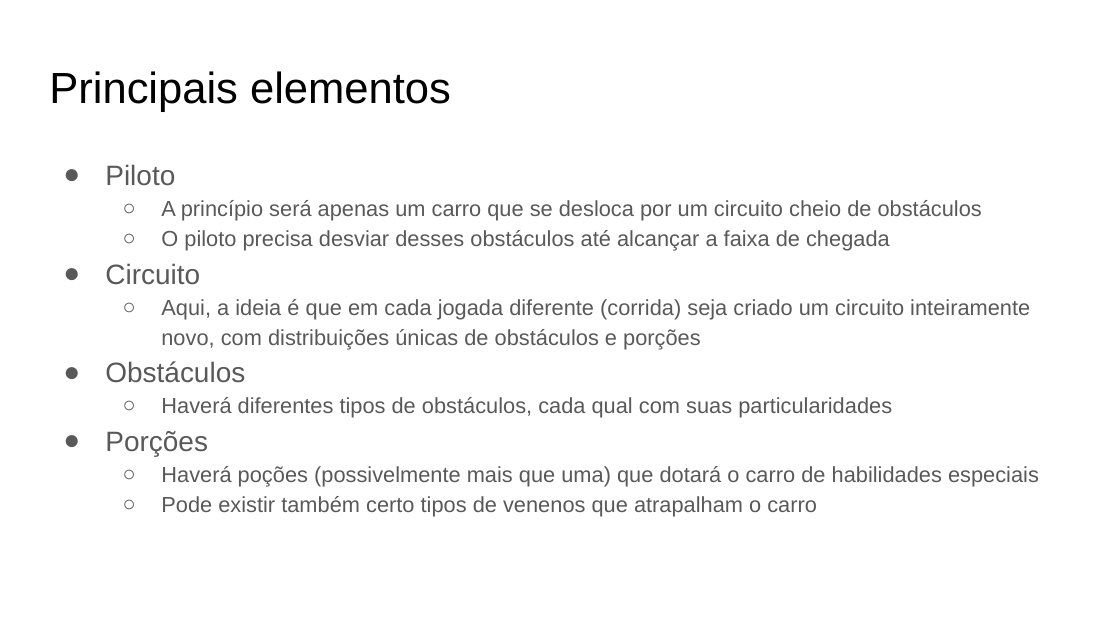
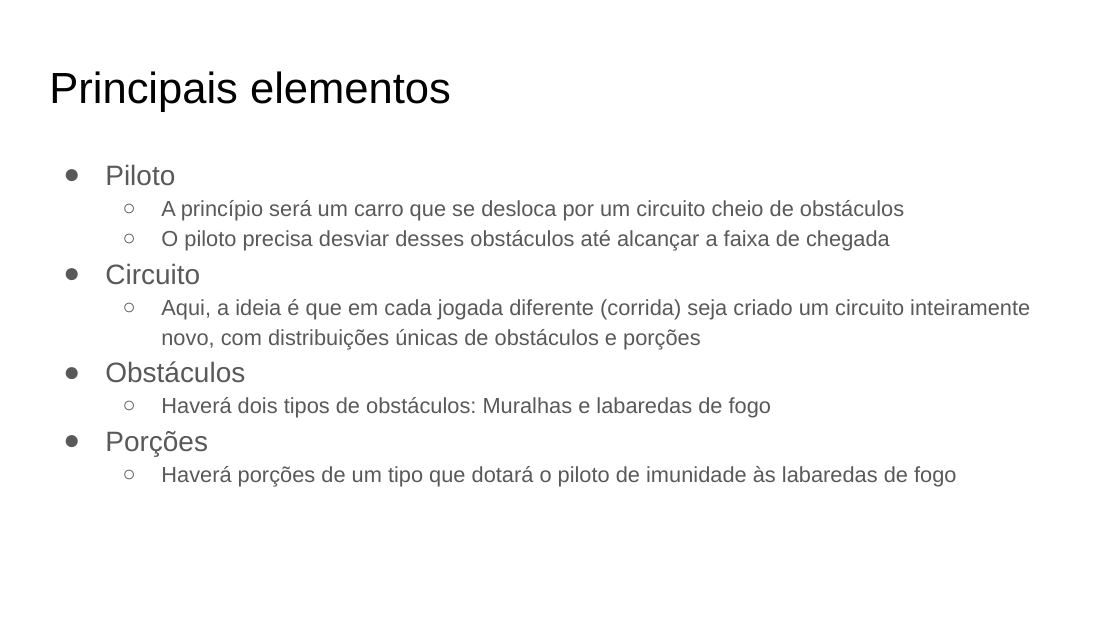
Before and after one commit to randersonLemos/peixonauta, a slide deck: slide 6 of lab07/assets/apresentacao_1.odp. Drawn at 1120x630 pixels with LibreOffice and Linux fonts; fonts in the diff are those of the drawing. Boxes give left, top, right and bottom in pixels: in the first picture for what was removed or moved away, otherwise in the second. Text is boxed around its words. In the diff, an @@ line names an element or a change of style, - is before the commit and + after.

```diff
--- a/lab07/assets/apresentacao_1.odp
+++ b/lab07/assets/apresentacao_1.odp
@@ text at <box>161,200,904,221</box>: text changed @@
-  ○ A princípio será apenas um carro que se desloca por um circuito cheio de obstáculos
+  ○ A princípio será um carro que se desloca por um circuito cheio de obstáculos
@@ text at <box>161,397,771,418</box>: text changed @@
-  ○ Haverá diferentes tipos de obstáculos, cada qual com suas particularidades
+  ○ Haverá dois tipos de obstáculos: Muralhas e labaredas de fogo
@@ text at <box>161,466,956,487</box>: text changed @@
-  ○ Haverá poções (possivelmente mais que uma) que dotará o carro de habilidades especiais
-  ○ Pode existir também certo tipos de venenos que atrapalham o carro
+  ○ Haverá porções de um tipo que dotará o piloto de imunidade às labaredas de fogo
```
Also in this commit, not shown: 9 other slides changed, 1 slide added, 3 slides removed, 2 other files.
